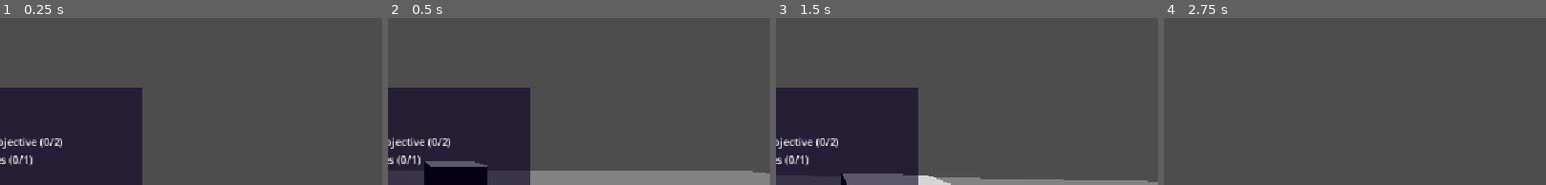
Above: before the commit, frames 1-4 (left to right).
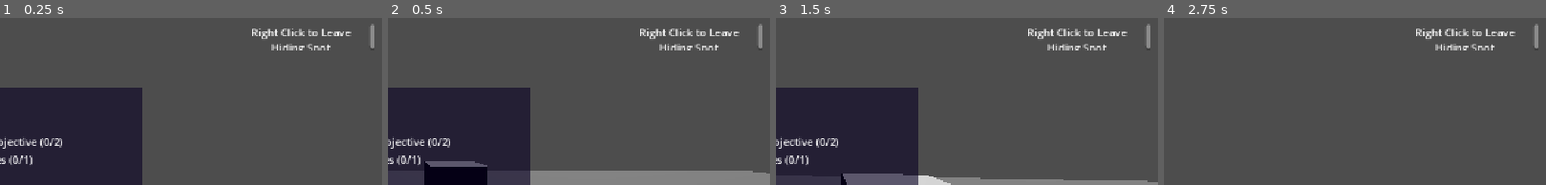
Above: after the commit, the same moments.

Repository: MichaelRRyan/gmtk-2026-countdown
Game: Godot game, scene res://Levels/Wiki/Wikis_test_level.tscn
The game is run twice, just before and just after one commit, with the same random seed, the same clock (stepped at 60 frames per second) and the same inputs. This scene is started directly instead of the project's main scene.
Inputs (mouse positions are % of the whole screen's width and height, from its top left):
- Up to frame 1 (0.25 s): no input
- Up to frame 2 (0.5 s): no input
- Up to frame 3 (1.5 s): tap Enter at 0.5, 1.25 s; move the mouse to (55, 35) at 0.52 s; press the mouse at (55, 35) at 0.53 s; hold W (move_forward) from 0.53 s (still down); tap Space (jump) at 0.77 s; move the mouse to (45, 36) at 1.27 s; release the mouse at (45, 36) at 1.28 s; click (45, 36) at 1.35 s
- Up to frame 4 (2.75 s): keep holding W (move_forward); tap Space (jump) at 1.52 s; tap Enter at 2 s; move the mouse to (52, 33) at 2.02 s; press the mouse at (52, 33) at 2.03 s; tap Tab (show_tasks) at 2.1 s
The pictures show only the part of the screen within x 48-98%, y 0-50%; the shares and areas given below are measured in that part.

The runs differ from the first frame. In frame 1, 1.1% of the frame differs, in the area x 66-98%, y 3-20%; in frame 2, 1.1%; in frame 3, 1.1%; in frame 4, 1.1%.

Commit message:
Updated hiding spot with new mesh as well as hud

Diff:
--- a/Features/Interactables/HidingSpot/HidingSpot.tscn
+++ b/Features/Interactables/HidingSpot/HidingSpot.tscn
@@ -1,31 +1,26 @@
 [gd_scene format=3 uid="uid://bk2kq5e62xjx3"]
 
 [ext_resource type="Script" uid="uid://c6qpm04hm5mnk" path="res://Features/Interactables/HidingSpot/hiding_spot.gd" id="1_alj0q"]
+[ext_resource type="PackedScene" uid="uid://dew6pf5vhh8dc" path="res://Levels/Wiki/Assest brah/Open_Coffin .glb" id="2_jl4ua"]
 
-[sub_resource type="BoxShape3D" id="BoxShape3D_kvxqa"]
-size = Vector3(0.21582031, 0.23001099, 1)
+[sub_resource type="PhysicsMaterial" id="PhysicsMaterial_g4v7s"]
 
-[sub_resource type="BoxMesh" id="BoxMesh_22rbs"]
-
-[sub_resource type="StandardMaterial3D" id="StandardMaterial3D_jl4ua"]
-resource_local_to_scene = true
-albedo_color = Color(0.29951712, 0.22075987, 0.1316526, 1)
+[sub_resource type="BoxShape3D" id="BoxShape3D_jl4ua"]
+size = Vector3(1, 1, 1.4727783)
 
 [node name="HidingSpot" type="Node3D" unique_id=1844162814]
+transform = Transform3D(1, 0, 0, 0, 1, 0, 0, 0, 0.91082317, 0, 0, 0)
 script = ExtResource("1_alj0q")
 is_hold_action = false
 
 [node name="RigidBody3D" type="RigidBody3D" parent="." unique_id=440068970]
+transform = Transform3D(1, 0, 0, 0, -0.0035043128, 0.99999386, 0, -0.99999386, -0.0035043128, 1.6126769, -0.75695086, 8.099104)
 mass = 100000.0
+physics_material_override = SubResource("PhysicsMaterial_g4v7s")
 gravity_scale = 0.0
 
-[node name="CollisionShape3D" type="CollisionShape3D" parent="RigidBody3D" unique_id=821095511]
-transform = Transform3D(1, 0, 0, 0, 1, 0, 0, 0, 1, 0.010253906, 0, 0)
-shape = SubResource("BoxShape3D_kvxqa")
-debug_color = Color(1, 1, 1, 0.41960785)
+[node name="CollisionShape3D" type="CollisionShape3D" parent="RigidBody3D" unique_id=767564121]
+transform = Transform3D(0.6331975, 0, 0, 0, 0.81355983, -8.568168e-08, 0, -7.450581e-09, 3.98999, 1.011948, 1.0064073, 2.711954)
+shape = SubResource("BoxShape3D_jl4ua")
 
-[node name="MeshInstance3D" type="MeshInstance3D" parent="RigidBody3D" unique_id=682387175]
-transform = Transform3D(1, 0, 0, 0, 1, 0, 0, 0, 1, 0.005493164, 0, 0)
-cast_shadow = 0
-mesh = SubResource("BoxMesh_22rbs")
-surface_material_override/0 = SubResource("StandardMaterial3D_jl4ua")
+[node name="Open_Coffin " parent="." unique_id=652615488 instance=ExtResource("2_jl4ua")]
--- a/Features/Interactables/HidingSpot/hiding_spot.gd
+++ b/Features/Interactables/HidingSpot/hiding_spot.gd
@@ -11,6 +11,13 @@
 @export_category("Settings")
 @export var offset: Vector3 = Vector3(0,0,0)
 
+var player_handle: Player
+
+func _process(delta):
+	if Input.is_action_pressed("leave_hiding_Spot"):
+		player_handle.position += offset
+		player_handle.is_hiding = false
+
 func is_interactable(player: Player) -> Array:
 	var description = object_name if is_active else ""
 	hud.show_equippable_object_description(description, is_active)
@@ -19,6 +26,9 @@
 	return [is_active, ""]
 
 func interact_press(player: Player, delta: float) -> void:
+	if player_handle == null:
+		player_handle = player
+
 	if player.is_hiding:
 		player.position += offset
 		player.is_hiding = false
--- a/Features/Player/HUD/hud.tscn
+++ b/Features/Player/HUD/hud.tscn
@@ -133,6 +133,23 @@
 horizontal_alignment = 1
 vertical_alignment = 1
 
+[node name="LeaveHidingSpot" type="RichTextLabel" parent="." unique_id=742500956]
+layout_mode = 1
+anchors_preset = 8
+anchor_left = 0.5
+anchor_top = 0.5
+anchor_right = 0.5
+anchor_bottom = 0.5
+offset_left = 328.0
+offset_top = -170.0
+offset_right = 544.0
+offset_bottom = -130.0
+grow_horizontal = 2
+grow_vertical = 2
+text = "Right Click to Leave Hiding Spot"
+horizontal_alignment = 1
+vertical_alignment = 1
+
 [node name="NewTask" type="RichTextLabel" parent="." unique_id=874122001]
 custom_minimum_size = Vector2(500, 0)
 layout_mode = 1
--- a/project.godot
+++ b/project.godot
@@ -62,6 +62,12 @@
 "events": [Object(InputEventKey,"resource_local_to_scene":false,"resource_name":"","device":-1,"window_id":0,"alt_press …(195 unchanged characters)…
 ]
 }
+leave_hiding_Spot={
+"deadzone": 0.2,
+"events": [Object(InputEventKey,"resource_local_to_scene":false,"resource_name":"","device":-1,"window_id":0,"alt_pressed":false,"shift_pressed":false,"ctrl_pressed":false,"meta_pressed":false,"pressed":false,"keycode":0,"physical_keycode":4194305,"key_label":0,"unicode":0,"location":0,"echo":false,"script":null)
+, Object(InputEventMouseButton,"resource_local_to_scene":false,"resource_name":"","device":-1,"window_id":0,"alt_pressed":false,"shift_pressed":false,"ctrl_pressed":false,"meta_pressed":false,"button_mask":2,"position":Vector2(249, 21),"global_position":Vector2(258, 69),"factor":1.0,"button_index":2,"canceled":false,"pressed":true,"double_click":false,"script":null)
+]
+}
 
 [physics]
 
